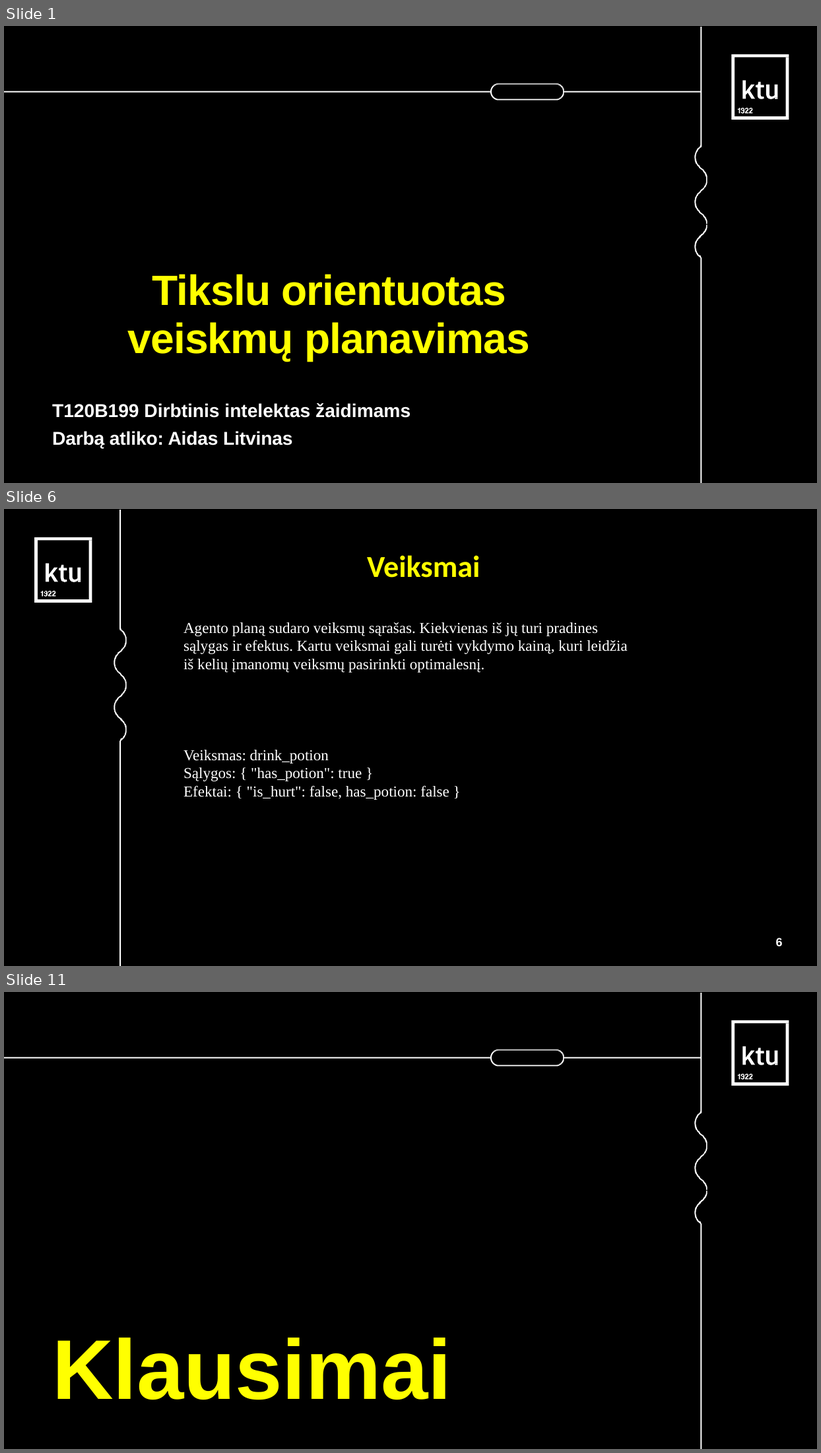
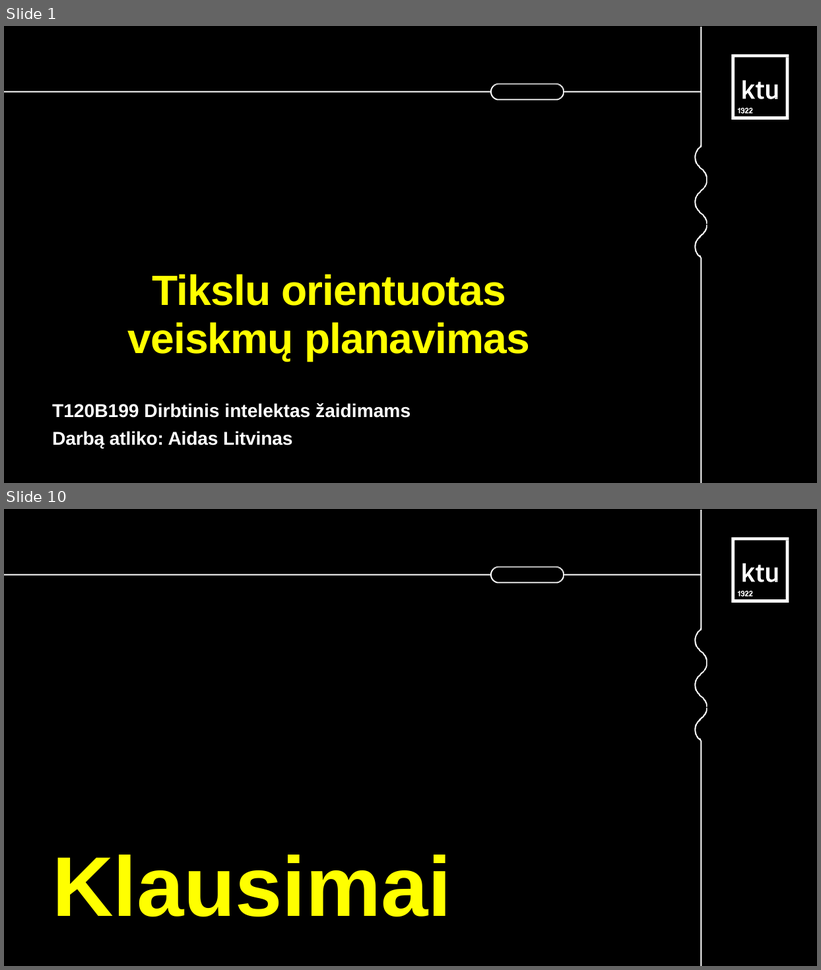
Before and after one commit to AidasLit/Hex-game-uni, a slide deck: documents/GOAP-AI.odp. Shown one above the other, each under a label of ours: slides 1, 6 and 11 before the commit, slides 1 and 10 after it; the slides between them are not shown. The pictures are 821x1453 and 821x970 pixels, drawn with LibreOffice and Linux fonts; fonts in the diff are those of the drawing. Boxes give left, top, right and bottom in pixels: in the first picture for what was removed or moved away, otherwise in the second. Text is boxed around its words. In the diff, an @@ line names an element or a change of style, - is before the commit and + after.

```diff
--- a/documents/GOAP-AI.odp
+++ b/documents/GOAP-AI.odp
@@ slide 6 removed at (4,509,817,966), background #FFFFFF; not listed: 1 template element that a slide beside it also shows @@
@@ freeform shape removed at (114,510,127,966) @@
@@ freeform shape removed at (34,537,92,602) @@
@@ title removed at (367,555,480,578) @@
-Veiksmai
@@ text removed at (184,623,627,800) @@
-Agento planą sudaro veiksmų sąrašas. Kiekvienas iš jų turi pradines sąlygas ir efektus. Kartu veiksmai gali turėti vykdymo kainą, kuri leidžia iš kelių įmanomų veiksmų pasirinkti optimalesnį.
-Veiksmas: drink_potion
-Sąlygos: { "has_potion": true }
-Efektai: { "is_hurt": false, has_potion: false }
@@ page number removed at (776,938,783,947) @@
-6
@@ what was slide 11 is now slide 10 @@
```
Also in this commit, not shown: 8 slides added, 8 other slides removed.
